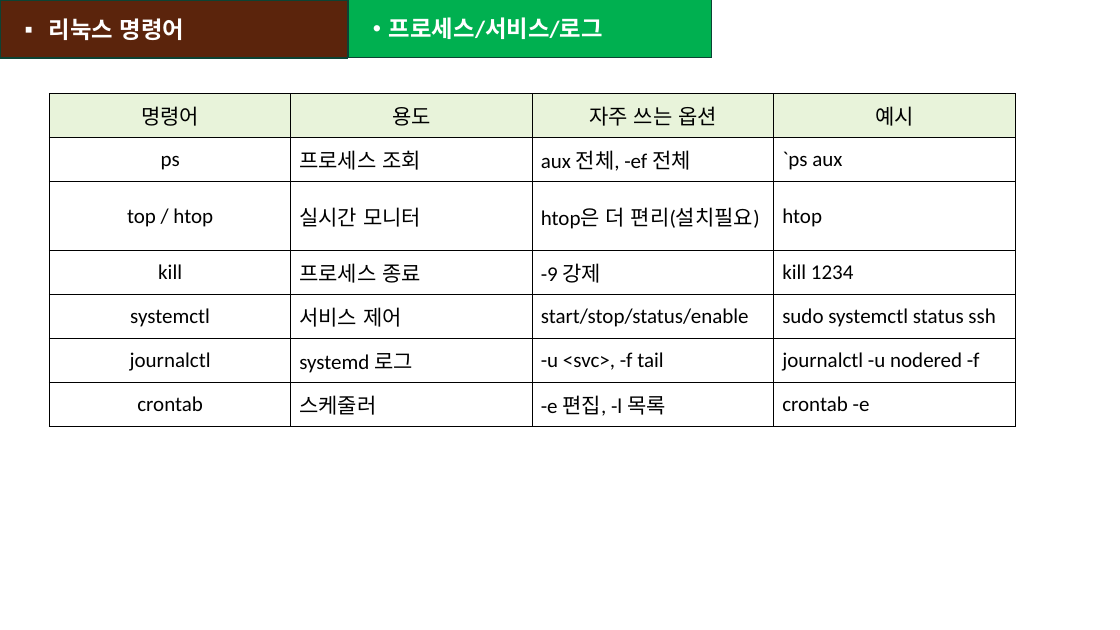
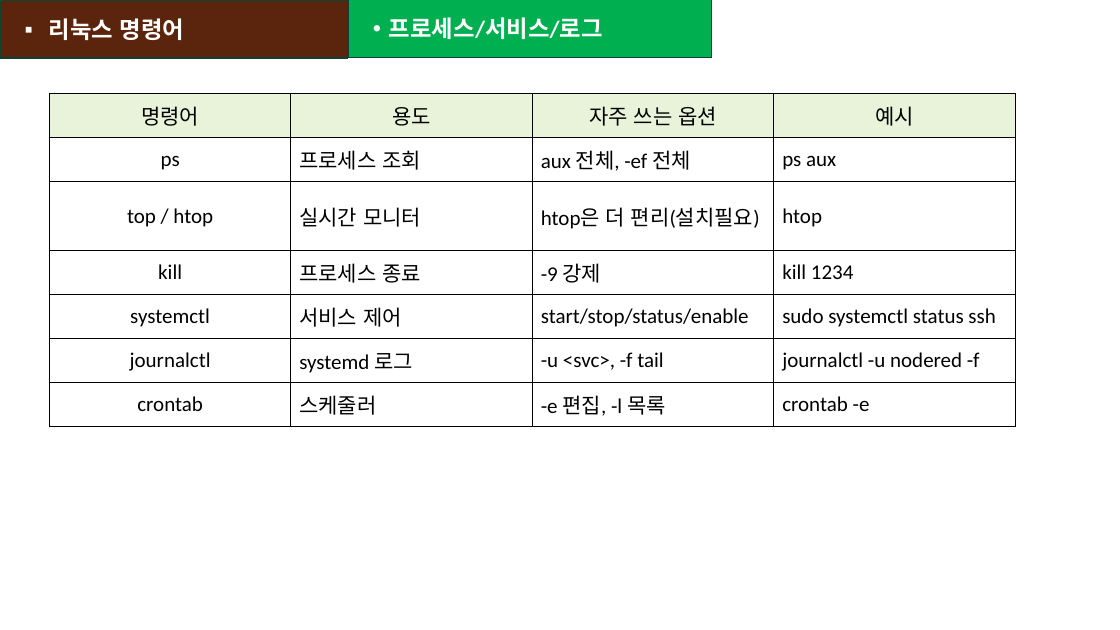
Before and after one commit to heartcom/Linux-Program, a slide deck: slide 15 of 1_개발환경구축(리눅스프로그래밍).pptx (slide 12 before the commit). Drawn at 1120x630 pixels with LibreOffice and Linux fonts; fonts in the diff are those of the drawing. Boxes give left, top, right and bottom in pixels: in the first picture for what was removed or moved away, otherwise in the second. Text is boxed around its words. In the diff, an @@ line names an element or a change of style, - is before the commit and + after.

```diff
--- a/1_개발환경구축(리눅스프로그래밍).pptx
+++ b/1_개발환경구축(리눅스프로그래밍).pptx
@@ table at (50,93,1017,420) @@
-row 2, column 4: `ps aux
+row 2, column 4: ps aux
```
Also in this commit, not shown: 1 other slide changed, 3 slides added.
